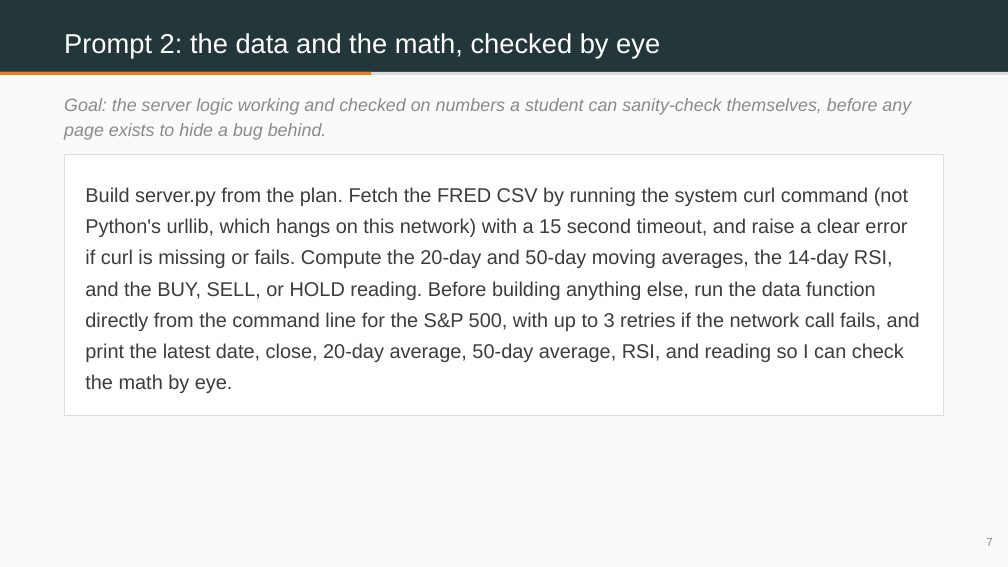
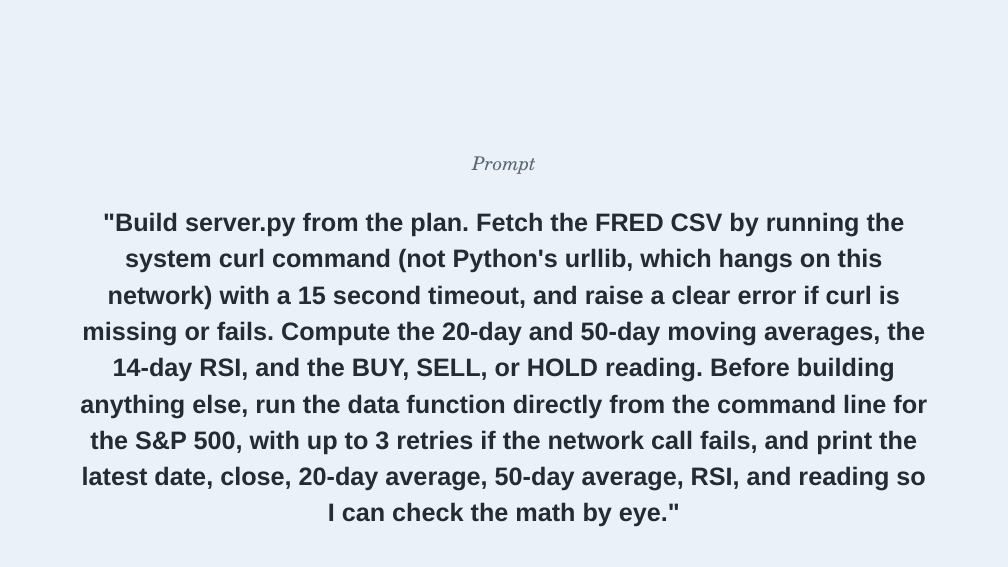
Before and after one commit to benjiesotelo-sudo/Telos_FIN1209, a slide deck: slide 4 of special-lecture/FIN1209-Special-Lecture-3-BuildIt.pptx (slide 7 before the commit). Drawn at 1008x567 pixels with LibreOffice and Linux fonts; fonts in the diff are those of the drawing. Boxes give left, top, right and bottom in pixels: in the first picture for what was removed or moved away, otherwise in the second. Text is boxed around its words. In the diff, an @@ line names an element or a change of style, - is before the commit and + after.

```diff
--- a/special-lecture/FIN1209-Special-Lecture-3-BuildIt.pptx
+++ b/special-lecture/FIN1209-Special-Lecture-3-BuildIt.pptx
@@ rectangle at (0, 0, 1008, 567): fill #FAFAFA to #EAF1F8 @@
@@ rectangle removed at (0, 0, 1008, 72) @@
@@ text removed at (64, 33, 660, 58) @@
-Prompt 2: the data and the math, checked by eye
@@ rectangle removed at (0, 72, 1008, 75) @@
@@ rectangle removed at (0, 72, 371, 75) @@
@@ text removed at (64, 98, 911, 140) @@
-Goal: the server logic working and checked on numbers a student can sanity-check themselves, before any page exists to hide a bug behind.
@@ rectangle removed at (64, 154, 944, 415) @@
@@ text added at (472, 156, 536, 174), 18 pt, text #5B6672, italic @@
+Prompt
@@ text at (80, 212, 927, 527): text changed; size 19 to 24 pt; text colour #3C3C3C to #242B33; bold on @@
-Build server.py from the plan. Fetch the FRED CSV by running the system curl command (not Python's urllib, which hangs on this network) with a 15 second timeout, and raise a clear error if curl is missing or fails. Compute the 20-day and 50-day moving averages, the 14-day RSI, and the BUY, SELL, or HOLD reading. Before building anything else, run the data function directly from the command line for the S&P 500, with up to 3 retries if the network call fails, and print the latest date, close, 20-day average, 50-day average, RSI, and reading so I can check the math by eye.
+"Build server.py from the plan. Fetch the FRED CSV by running the system curl command (not Python's urllib, which hangs on this network) with a 15 second timeout, and raise a clear error if curl is missing or fails. Compute the 20-day and 50-day moving averages, the 14-day RSI, and the BUY, SELL, or HOLD reading. Before building anything else, run the data function directly from the command line for the S&P 500, with up to 3 retries if the network call fails, and print the latest date, close, 20-day average, 50-day average, RSI, and reading so I can check the math by eye."
@@ text removed at (986, 538, 992, 546) @@
-7
```
Also in this commit, not shown: 5 other slides changed, 2 slides added, 13 slides removed, 3 other files.
